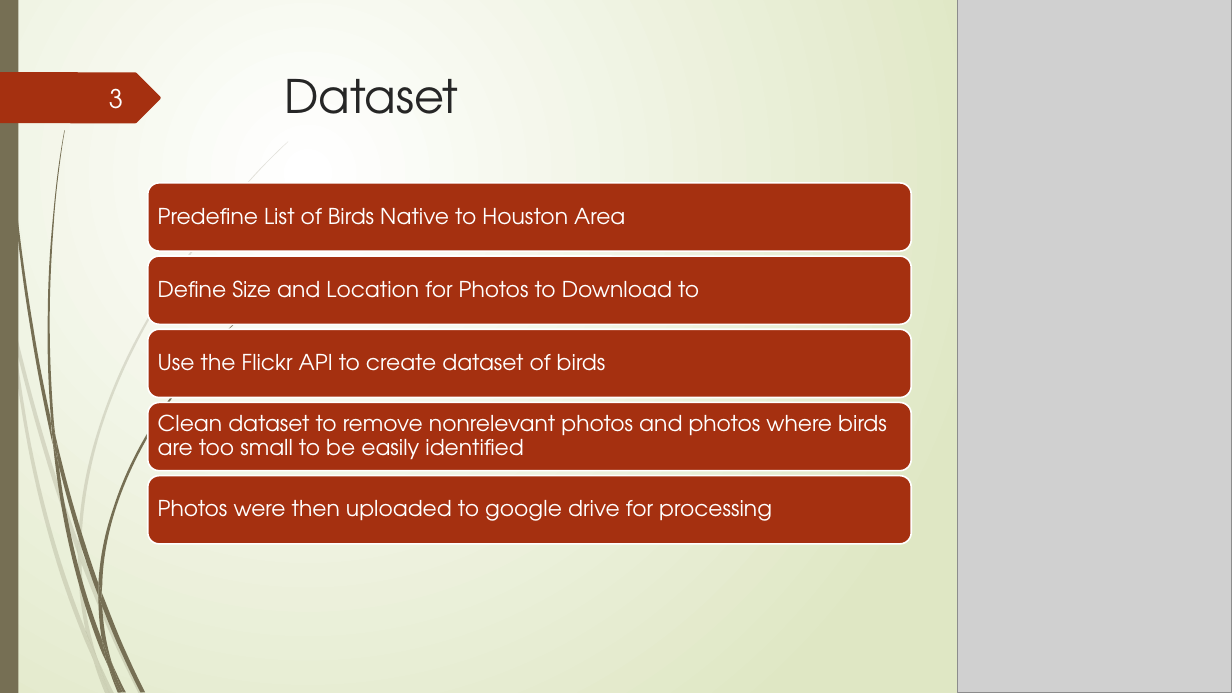
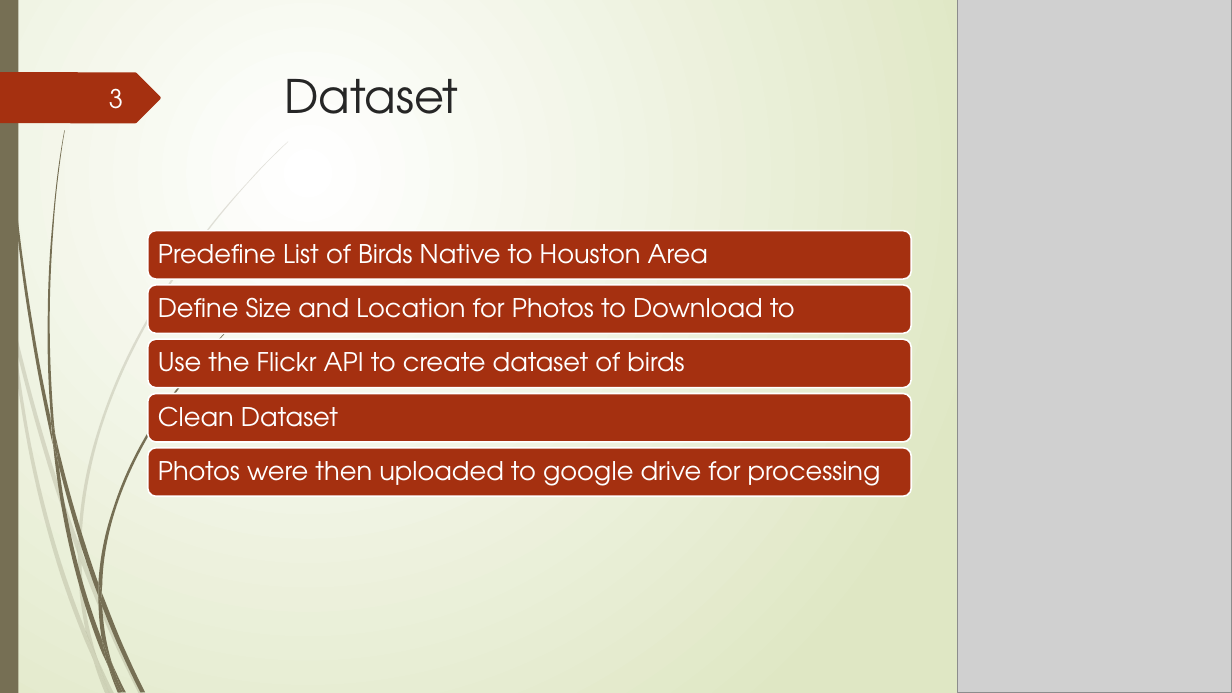
Before and after one commit to CrystalRae90/Machine_Learning_Project, a slide deck: slide 3 of Presentation.pptx. Drawn at 1232x693 pixels with LibreOffice and Linux fonts; fonts in the diff are those of the drawing; grey boxes stand for pictures. Boxes give left, top, right and bottom in pixels: in the first picture for what was removed or moved away, otherwise in the second. Text is boxed around its words. In the diff, an @@ line names an element or a change of style, - is before the commit and + after.

Commit message:
Adding slide

```diff
--- a/Presentation.pptx
+++ b/Presentation.pptx
@@ rounded rectangle: place and size @@
-rounded rectangle at [148, 183, 911, 251]
+rounded rectangle at [148, 231, 911, 279]
@@ text "Predefine List of Birds Native ...": place and size @@
-text "Predefine List of Birds Native ..." at [158, 208, 625, 225]
+text "Predefine List of Birds Native ..." at [158, 244, 708, 264]
@@ rounded rectangle: place and size @@
-rounded rectangle at [148, 256, 911, 324]
+rounded rectangle at [148, 285, 911, 333]
@@ text "Define Size and Location for ...": place and size @@
-text "Define Size and Location for ..." at [158, 280, 699, 298]
+text "Define Size and Location for ..." at [158, 297, 795, 318]
@@ rounded rectangle: place and size @@
-rounded rectangle at [148, 329, 911, 397]
+rounded rectangle at [148, 339, 911, 387]
@@ rounded rectangle: place and size @@
-rounded rectangle at [148, 403, 911, 471]
+rounded rectangle at [148, 394, 911, 442]
@@ text removed at [158, 414, 887, 460] @@
-Clean dataset to remove nonrelevant photos and photos where birds are too small to be easily identified
@@ text added at [158, 406, 338, 427], 20 pt, text #FFFFFF @@
+Clean Dataset
@@ rounded rectangle: place and size @@
-rounded rectangle at [148, 476, 911, 544]
+rounded rectangle at [148, 448, 911, 496]
@@ size 17 to 20 pt; more space between paragraphs in 4 elements at [158, 352, 684, 372], [158, 297, 795, 318], [158, 244, 708, 264], [158, 461, 881, 486] @@
@@ text "Photos were then uploaded to ...": place and size @@
-text "Photos were then uploaded to ..." at [158, 500, 772, 521]
+text "Photos were then uploaded to ..." at [158, 461, 881, 486]
```
Also in this commit, not shown: 1 other slide changed, 2 slides added.
